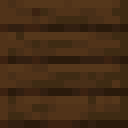
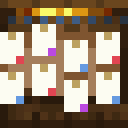
Comparing the layer stacks of the two 128x128 images. Changes:
showed "side", painted on it over [0, 0, 128, 128]
